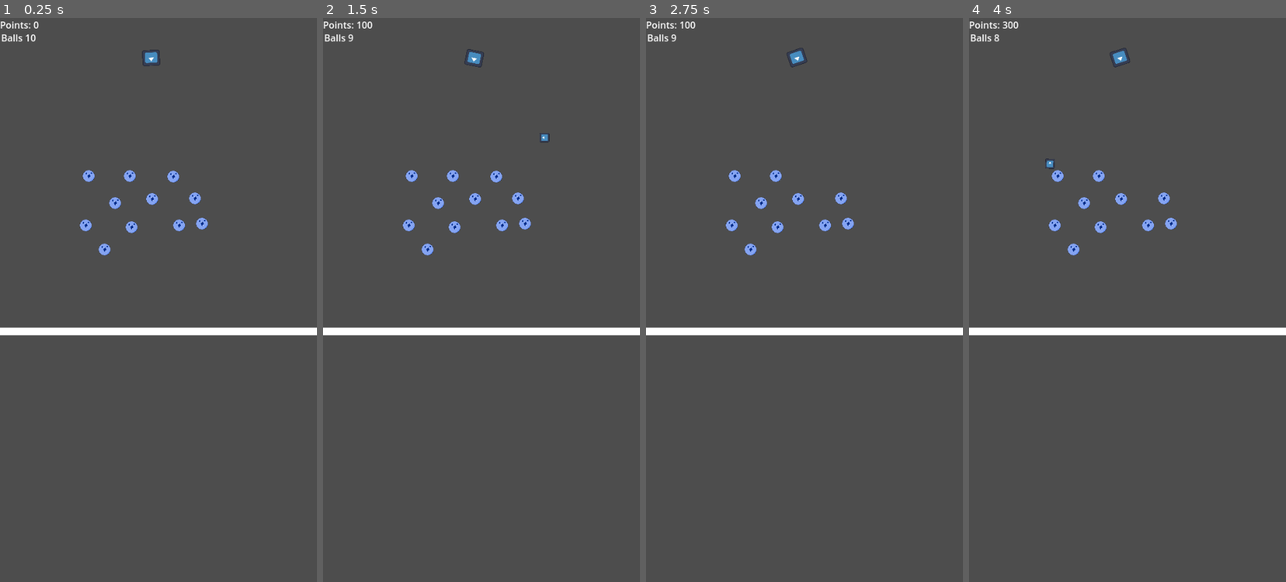
Above: before the commit, frames 1-4 (left to right).
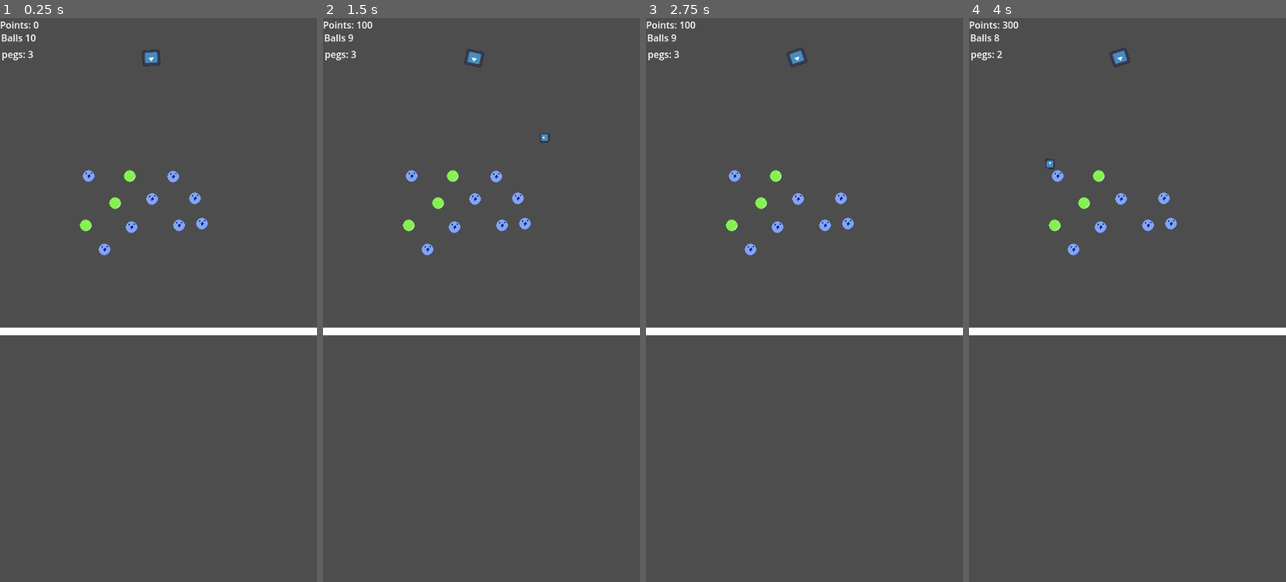
Above: after the commit, the same moments.

Repository: teachermanjeff/physics2025
Game: Godot game, scene res://playtest.tscn
Two runs of this game, one before a commit and one after it. Both use one fixed random seed, a clock stepped at 60 frames per second and the inputs below. The project has no main scene, so this scene is started directly. The engine's default icon, where the game draws it, is replaced by a stand-in: a white triangle on a blue panel in a dark square.
Inputs (mouse positions are in pixels of both pictures, inside the frame that each line leads up to):
- Up to frame 1 (0.25 s): no input
- Up to frame 2 (1.5 s): tap Enter at 0.5 s; move the mouse to (551, 271) at 0.52 s; click (551, 271) at 0.6 s; move the mouse to (418, 328) at 1.27 s; click (418, 328) at 1.35 s
- Up to frame 3 (2.75 s): move the mouse to (836, 175) at 2.02 s; click (836, 175) at 2.1 s
- Up to frame 4 (4 s): tap Space at 2.75 s; move the mouse to (1111, 412) at 2.77 s; click (1111, 412) at 2.85 s; move the mouse to (1222, 384) at 3.52 s; click (1222, 384) at 3.6 s

The runs differ from the first frame. In frame 1, 0.3% of the frame differs, in the area x 0-43%, y 5-38%; in frame 2, 0.3%; in frame 3, 0.3%; in frame 4, 0.3%.

Commit message:
I made the winning peg

Diff:
--- a/bouncegame/canvas_layer.gd
+++ b/bouncegame/canvas_layer.gd
@@ -1,14 +1,14 @@
 extends CanvasLayer
 var score = 0
 var lives = 10
+var winning_peg_left = 0
 func _ready():
 	pass
 func _process(delta):
-	var bottom_node = get_node("bottom")
 
 	$Points.text = "Points: " + str(score)
 	$balls.text = "Balls " + str(lives)
-
+	$pegs.text = "pegs: " + str(winning_peg_left)
 
 func _on_normal_peg_addpoint() -> void:
 	score = score + 100
--- a/bouncegame/hud.tscn
+++ b/bouncegame/hud.tscn
@@ -16,3 +16,10 @@
 offset_right = 66.0
 offset_bottom = 45.0
 text = "Balls: 10"
+
+[node name="pegs" type="Label" parent="."]
+offset_left = 3.0
+offset_top = 50.0
+offset_right = 67.0
+offset_bottom = 73.0
+text = "Peg"
--- a/bouncegame/normal_peg.gd
+++ b/bouncegame/normal_peg.gd
@@ -1,22 +1,33 @@
 extends Node2D
 
 signal addpoint
+@export var winning_peg_gen = 10
+var chosen_winning_peg = false
+
 
 # Called when the node enters the scene tree for the first time.
 func _ready():
-	pass # Replace with function body.
-
+	$winning.visible = false
 
 # Called every frame. 'delta' is the elapsed time since the previous frame.
 func _process(delta):
 	pass
 
 func _on_area_2d_body_entered(body):
+	var peg_left = get_node("/root/playtest/cannon/HUD")
 	if body.is_in_group("balls"):
 		emit_signal("addpoint")
 		$Timer.start()
-
-
+		if chosen_winning_peg == true:
+			peg_left.winning_peg_left -= 1
 
 func _on_timer_timeout():
 	queue_free()
+
+func _on_winning_hidden() -> void: # changing the normal peg
+	var peg_left = get_node("/root/playtest/cannon/HUD")
+	if randi_range(1,3) == 2:
+		$winning.visible = true
+		$normal.visible = false
+		chosen_winning_peg = true
+		peg_left.winning_peg_left += 1
--- a/bouncegame/normal_peg.tscn
+++ b/bouncegame/normal_peg.tscn
@@ -1,7 +1,8 @@
-[gd_scene load_steps=5 format=3 uid="uid://dh4nvugrkegbn"]
+[gd_scene load_steps=6 format=3 uid="uid://dh4nvugrkegbn"]
 
 [ext_resource type="Script" uid="uid://c27jjqfca5pes" path="res://normal_peg.gd" id="1_mlfcl"]
 [ext_resource type="Texture2D" uid="uid://ls1hr0toxf4b" path="res://Graphics/blue man peg.png" id="2_jc5c8"]
+[ext_resource type="Texture2D" uid="uid://dyvlxdqbcxpdy" path="res://Graphics/winning peg .png" id="3_kfwk7"]
 
 [sub_resource type="CircleShape2D" id="CircleShape2D_rpu75"]
 
@@ -10,7 +11,7 @@
 [node name="normal_peg" type="Node2D"]
 script = ExtResource("1_mlfcl")
 
-[node name="Sprite2D" type="Sprite2D" parent="."]
+[node name="normal" type="Sprite2D" parent="."]
 position = Vector2(-1.78814e-07, -1.5)
 scale = Vector2(0.22, 0.23)
 texture = ExtResource("2_jc5c8")
@@ -28,5 +29,11 @@
 [node name="CollisionShape2D" type="CollisionShape2D" parent="StaticBody2D"]
 shape = SubResource("CircleShape2D_vybfs")
 
+[node name="winning" type="Sprite2D" parent="."]
+position = Vector2(6.85453e-07, -1.5)
+scale = Vector2(0.22, 0.23)
+texture = ExtResource("3_kfwk7")
+
 [connection signal="body_entered" from="Area2D" to="." method="_on_area_2d_body_entered"]
 [connection signal="timeout" from="Timer" to="." method="_on_timer_timeout"]
+[connection signal="hidden" from="winning" to="." method="_on_winning_hidden"]
